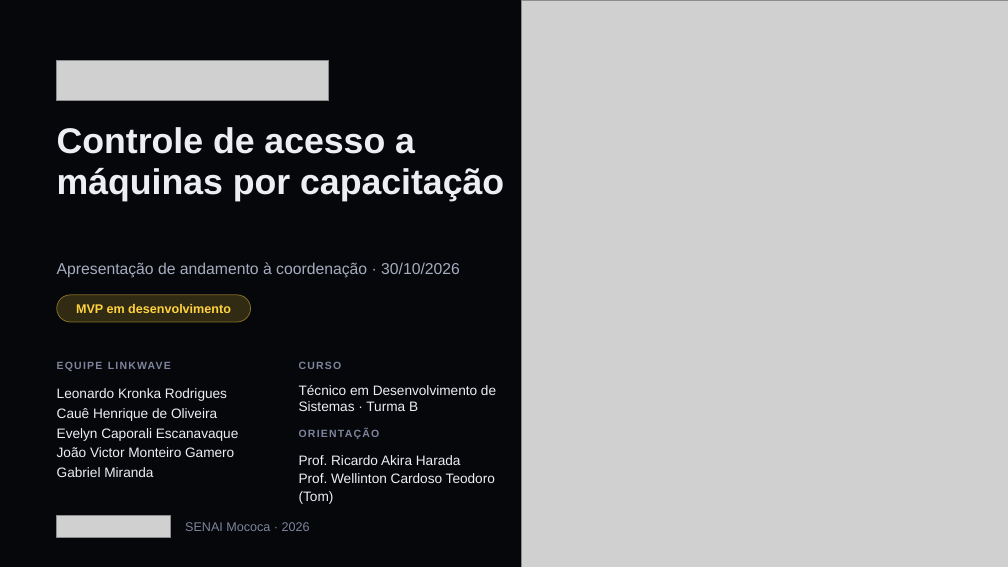
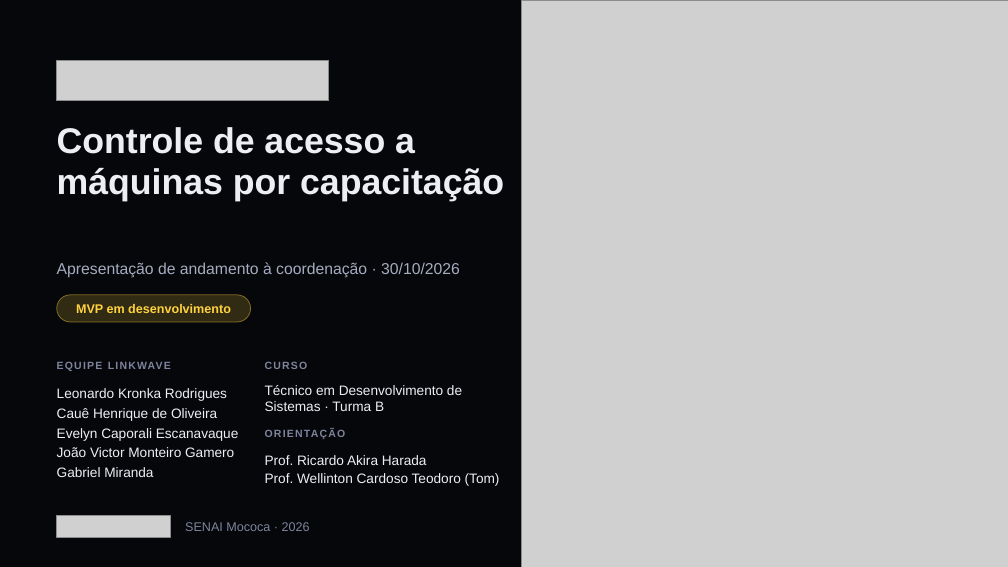
Before and after one commit to LeonardoKronka/linkwave-lockmachine, a slide deck: slide 1 of docs/apresentacao/LockMachine_Andamento_PowerPoint.pptx. Drawn at 1008x567 pixels with LibreOffice and Linux fonts; fonts in the diff are those of the drawing; grey boxes stand for pictures. Boxes give left, top, right and bottom in pixels: in the first picture for what was removed or moved away, otherwise in the second. Text is boxed around its words. In the diff, an @@ line names an element or a change of style, - is before the commit and + after.

```diff
--- a/docs/apresentacao/LockMachine_Andamento_PowerPoint.pptx
+++ b/docs/apresentacao/LockMachine_Andamento_PowerPoint.pptx
@@ text "CURSO": place and size @@
-text "CURSO" at (299, 361, 342, 369)
+text "CURSO" at (265, 361, 308, 369)
@@ text "Técnico em Desenvolvimento de Sistemas ...": place and size @@
-text "Técnico em Desenvolvimento de Sistemas ..." at (299, 385, 496, 411)
+text "Técnico em Desenvolvimento de Sistemas ..." at (265, 385, 462, 411)
@@ text "ORIENTAÇÃO" rewrapped from (299, 427, 518, 446) to (265, 427, 520, 446) @@
@@ text "Prof. Ricardo Akira Harada" rewrapped from (299, 455, 495, 504) to (265, 455, 500, 486) @@
```
Also in this commit, not shown: 10 other slides changed, 5 other files.
